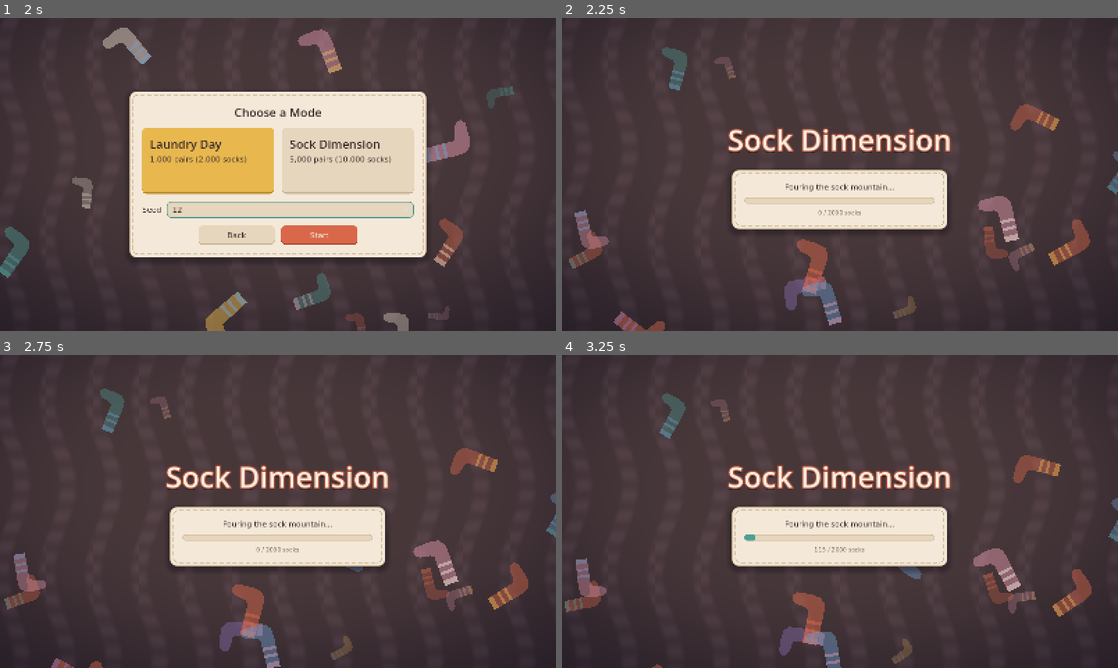
Above: before the commit, frames 1-4 (two rows, left to right).
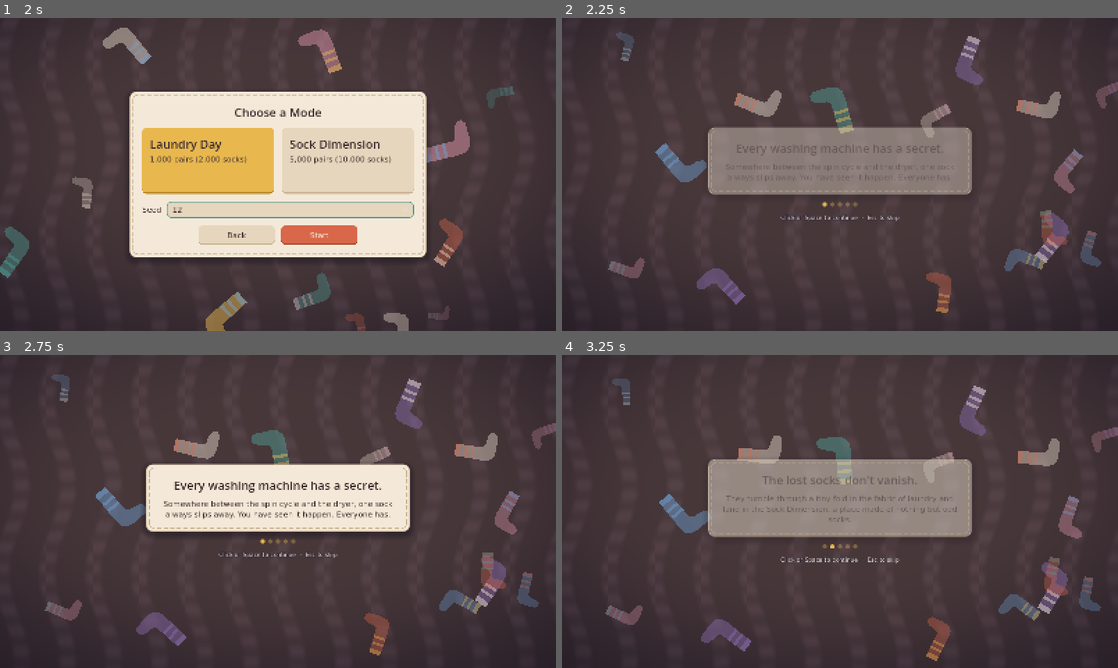
Above: after the commit, the same moments.

Repository: Expedox/DEV_SockDimension
Game: Godot game, scene res://scenes/main_menu.tscn
Same seed, same stepped clock (60 frames per second), same inputs: the game is played once before the commit and once after it.
Inputs (mouse positions are in pixels of both pictures, inside the frame that each line leads up to):
- Up to frame 1 (2 s): click "New Game" at 0.5 s; click (289, 208) at 1.27 s; type "12" at 1.35 s
- Up to frame 2 (2.25 s): click "Start" at 2 s
- Up to frame 3 (2.75 s): no input
- Up to frame 4 (3.25 s): tap Enter (ui_accept) at 2.75 s; move the mouse to (962, 495) at 2.77 s; press the mouse at (962, 495) at 2.78 s; hold D (move_right) from 2.78 s (still down); tap Space (jump) at 3.02 s; tap F (inspect) at 3.05 s

Frame 1 is identical in both runs. In frame 2, 24% of the frame differs, in the area x 1-100%, y 4-100%; in frame 3, 21%; in frame 4, 24%, in the area x 0-100%, y 7-100%.

Commit message:
Add a short story intro, a first-steps tutorial and three easy pairs on the washing machine
The first new game now tells why the cellar is full of odd socks, then walks
through grabbing, inspecting, throwing and pairing. Both can be switched back
on in Settings. Every fresh pile leaves a few whole pairs on the washer lid so
the first match is easy to find.

Diff:
--- a/data/gameplay.json
+++ b/data/gameplay.json
@@ -9,5 +9,12 @@
   "halfway_share": 0.5,
   "night_owl_from_hour": 0,
   "night_owl_to_hour": 4,
-  "summit_radius": 1.0
+  "summit_radius": 1.0,
+  "starter_pairs": 3,
+  "tutorial": {
+    "move_seconds": 7.0,
+    "inspect_seconds": 12.0,
+    "tip_seconds": 4.0,
+    "done_seconds": 6.0
+  }
 }
--- a/data/settings.json
+++ b/data/settings.json
@@ -7,7 +7,8 @@
 		"volume_sfx": 1.0,
 		"fullscreen": false,
 		"vsync": true,
-		"language": "en"
+		"language": "en",
+		"show_intro": true
 	},
 	"ranges": {
 		"mouse_sensitivity": { "min": 0.0005, "max": 0.008, "step": 0.0001 },
--- a/i18n/game_text.csv
+++ b/i18n/game_text.csv
@@ -105,3 +105,31 @@
 SETTINGS_SECTION_CONTROLS,Controls
 SETTINGS_SECTION_SOUND,Sound
 SETTINGS_SECTION_DISPLAY,Display
+SETTINGS_SHOW_INTRO,Story and tutorial on next new game
+INTRO_1_LINE,Every washing machine has a secret.
+INTRO_1_BODY,"Somewhere between the spin cycle and the dryer, one sock always slips away. You have seen it happen. Everyone has."
+INTRO_2_LINE,The lost socks don't vanish.
+INTRO_2_BODY,"They tumble through a tiny fold in the fabric of laundry and land in the Sock Dimension, a place made of nothing but odd socks."
+INTRO_3_LINE,"For years, they piled up."
+INTRO_3_BODY,"Thousands of them. Striped, dotted, ankle-short and knee-high. Each one alone, each one waiting for its twin."
+INTRO_4_LINE,"Tonight, the fold opened. Right above your cellar."
+INTRO_4_BODY,And it is pouring.
+INTRO_5_LINE,Bring them back together.
+INTRO_5_BODY,"Find every pair, match each sock with its twin and the two roll up and hop into the laundry basket. A few pairs are already waiting on the washing machine."
+INTRO_CONTINUE,Click or Space to continue  ·  Esc to skip
+INTRO_WAIT,The last socks are still landing...
+INTRO_START,Click or Space to start
+TUT_MOVE_TITLE,Look around
+TUT_MOVE_TEXT,"WASD to walk, mouse to look, Space to jump. You can climb the pile."
+TUT_GRAB_TITLE,Pick up a sock
+TUT_GRAB_TEXT,"Aim at a sock and left-click to grab it. Three easy pairs lie on the washing machine in the corner."
+TUT_INSPECT_TITLE,Take a close look
+TUT_INSPECT_TEXT,"Hold F to bring the sock close and turn it with the mouse. Twins share colour, pattern, stripes and shape."
+TUT_THROW_TITLE,Throw it
+TUT_THROW_TEXT,"Right-click to throw the sock. Left-click just drops it."
+TUT_PAIR_TITLE,Make a pair
+TUT_PAIR_TEXT,"Hold one sock, aim at its twin and press E. A match rolls up and flies into the basket."
+TUT_MISS_TITLE,Not quite
+TUT_MISS_TEXT,"Those two only look alike. Check colour, pattern, stripes and length, then try again."
+TUT_DONE_TITLE,That's the trick
+TUT_DONE_TEXT,"Now find all the rest. Esc pauses and saves, and your game also saves on its own."
--- /dev/null
+++ b/scenes/ui/intro.tscn
@@ -0,0 +1,6 @@
+[gd_scene load_steps=2 format=3]
+
+[ext_resource type="Script" path="res://scripts/ui/intro.gd" id="1"]
+
+[node name="Intro" type="CanvasLayer"]
+script = ExtResource("1")
--- /dev/null
+++ b/scenes/ui/tutorial.tscn
@@ -0,0 +1,6 @@
+[gd_scene load_steps=2 format=3]
+
+[ext_resource type="Script" path="res://scripts/ui/tutorial.gd" id="1"]
+
+[node name="Tutorial" type="CanvasLayer"]
+script = ExtResource("1")
--- a/scripts/autoload/settings.gd
+++ b/scripts/autoload/settings.gd
@@ -15,6 +15,7 @@
 var fullscreen := false
 var vsync := true
 var language := "en"
+var show_intro := true
 
 var data: Dictionary = {}
 
--- a/scripts/game.gd
+++ b/scripts/game.gd
@@ -5,6 +5,8 @@
 const CELLAR_SCENE := "res://scenes/cellar.tscn"
 const PLAYER_SCENE := "res://scenes/player.tscn"
 const FIELD_SCRIPT := "res://scripts/physics/sock_field.gd"
+const INTRO_SCENE := "res://scenes/ui/intro.tscn"
+const TUTORIAL_SCENE := "res://scenes/ui/tutorial.tscn"
 const UI_SCENES := [
 	"res://scenes/ui/hud.tscn",
 	"res://scenes/ui/loading_screen.tscn",
@@ -48,6 +50,14 @@
 		if ResourceLoader.exists(path):
 			add_child((load(path) as PackedScene).instantiate())
 
+	# Story and first steps on a fresh pile, once, until switched on again in Settings.
+	if not world.has("socks") and Settings.show_intro:
+		Settings.set_value("show_intro", false)
+		Settings.save()
+		var intro: Node = (load(INTRO_SCENE) as PackedScene).instantiate()
+		intro.finished.connect(func() -> void: add_child((load(TUTORIAL_SCENE) as PackedScene).instantiate()))
+		add_child(intro)
+
 	Events.pile_ready.connect(_on_pile_ready)
 	GameState.world_provider = self
 	_build_pile.call_deferred(world)
@@ -61,7 +71,39 @@
 	if world.has("socks"):
 		field.restore(socks, world.socks)
 	else:
+		field.reserve(_starter_placements())
 		field.pour(socks, Config.mode(GameState.mode_id))
+
+
+## A few whole pairs laid side by side on the washing machine, so the first
+## match is right there. Count in data/gameplay.json.
+func _starter_placements() -> Dictionary:
+	var wanted := mini(int(Config.gameplay.get("starter_pairs", 3)), socks.pair_count)
+	var pair_ids: Array[int] = []
+	for pair in socks.pair_count:
+		if pair_ids.size() >= wanted:
+			break
+		if socks.near_of[pair] == -1:
+			pair_ids.append(pair)
+	var by_pair := {}
+	for sock_id in socks.sock_count():
+		if socks.pair_of(sock_id) in pair_ids:
+			by_pair.get_or_add(socks.pair_of(sock_id), []).append(sock_id)
+	var lid := cellar.washer_lid()
+	var top := cellar.washer_top()
+	var strips := pair_ids.size() * 2
+	var placements := {}
+	var index := 0
+	for pair: int in pair_ids:
+		for sock_id: int in by_pair[pair]:
+			var size := SockMesh.collision_size(socks.shape_of(sock_id))
+			# Long side along the lid width.
+			var turn := Basis.IDENTITY if size.x >= size.z else Basis(Vector3.UP, PI * 0.5)
+			var z := (float(index) + 0.5) / strips * lid.y - lid.y * 0.5
+			var local := Transform3D(turn, Vector3(0.0, size.y * 0.5 + 0.01, z))
+			placements[sock_id] = top * local
+			index += 1
+	return placements
 
 
 func _on_pile_ready() -> void:
--- a/scripts/physics/sock_field.gd
+++ b/scripts/physics/sock_field.gd
@@ -43,6 +43,7 @@
 var _reported_done := -1
 var _reported_moving := 0
 var _restore_data: Dictionary
+var _reserved := {} # sock_id -> Transform3D, left out of the pour and laid down at the end
 
 var _summit := Vector3.ZERO
 var _scan_best := Vector3(0.0, -INF, 0.0)
@@ -76,6 +77,12 @@
 	_rng.seed = sock_set.seed_value
 	state = State.POURING
 	Events.pile_progress.emit(0, socks.sock_count())
+
+
+## Keeps these socks out of the next pour and lays them down at their
+## transforms once the rest of the pile is in. Call before pour().
+func reserve(placements: Dictionary) -> void:
+	_reserved = placements.duplicate()
 
 
 ## Saved pile: every sock comes back asleep where it was. state comes from capture().
@@ -276,7 +283,8 @@
 	var taken := {}
 	var placed := 0
 	for attempt in count * 8:
-		if placed >= count:
+		_skip_reserved()
+		if placed >= count or _next >= socks.sock_count():
 			break
 		# Uniform radius piles the centre higher: a hill, not a flat layer.
 		var angle := _rng.randf() * TAU
@@ -294,6 +302,12 @@
 		_spawn(_next, Transform3D(basis, origin), Vector3.DOWN * float(_tuning.pour_speed), false)
 		_next += 1
 		placed += 1
+	_skip_reserved()
+
+
+func _skip_reserved() -> void:
+	while _next < socks.sock_count() and _reserved.has(_next):
+		_next += 1
 
 
 func _restore_batch() -> void:
@@ -345,6 +359,9 @@
 	_awake.clear()
 	_to_freeze.clear()
 	state = State.READY
+	for sock_id: int in _reserved:
+		_spawn(sock_id, _reserved[sock_id], Vector3.ZERO, false)
+	_reserved = {}
 	pour_seconds = (Time.get_ticks_msec() - _started_msec) / 1000.0
 	_reported_moving = 0
 	Events.pile_ready.emit()
--- /dev/null
+++ b/scripts/ui/intro.gd
@@ -0,0 +1,166 @@
+class_name Intro
+extends CanvasLayer
+## Story beats shown over the loading screen on a first new game. Click, Space
+## or Enter goes on, Esc skips. The last beat waits for the pile, then fades to
+## show the cellar. Holds the game paused while it covers a ready pile.
+
+signal finished
+
+## Text keys per beat: [line, body]. Body may be empty.
+const BEATS := [
+	["INTRO_1_LINE", "INTRO_1_BODY"],
+	["INTRO_2_LINE", "INTRO_2_BODY"],
+	["INTRO_3_LINE", "INTRO_3_BODY"],
+	["INTRO_4_LINE", "INTRO_4_BODY"],
+	["INTRO_5_LINE", "INTRO_5_BODY"],
+]
+const FADE := 0.45
+
+var _root: Control
+var _backdrop: Control
+var _sheet: Control
+var _line: Label
+var _body: Label
+var _hint: Label
+var _dots: HBoxContainer
+var _beat := -1
+var _pile_ready := false
+var _done := false
+var _busy := false
+
+
+func _ready() -> void:
+	process_mode = Node.PROCESS_MODE_ALWAYS
+	layer = 40
+	_build()
+	Events.pile_ready.connect(_on_pile_ready)
+	_next()
+
+
+func _input(event: InputEvent) -> void:
+	if _done:
+		return
+	var skip: bool = event.is_action_pressed("pause") or event.is_action_pressed("ui_cancel")
+	var next: bool = event.is_action_pressed("ui_accept") or event.is_action_pressed("jump") \
+			or (event is InputEventMouseButton and event.pressed and event.button_index == MOUSE_BUTTON_LEFT)
+	if event is InputEventKey or event is InputEventMouseButton:
+		get_viewport().set_input_as_handled()
+	if event.is_echo():
+		return
+	if skip:
+		_finish()
+	elif next and not _busy:
+		_next()
+
+
+func _next() -> void:
+	if _beat >= BEATS.size() - 1:
+		if _pile_ready:
+			_finish()
+		return
+	_beat += 1
+	_busy = true
+	var tween := create_tween()
+	if _beat > 0:
+		tween.tween_property(_sheet, "modulate:a", 0.0, FADE * 0.6)
+	tween.tween_callback(_show_beat)
+	tween.tween_property(_sheet, "modulate:a", 1.0, FADE)
+	tween.tween_callback(func() -> void: _busy = false)
+
+
+func _show_beat() -> void:
+	_line.text = BEATS[_beat][0]
+	_body.text = BEATS[_beat][1]
+	for i in _dots.get_child_count():
+		_dots.get_child(i).modulate.a = 1.0 if i == _beat else 0.35
+	_refresh_hint()
+	if _beat == BEATS.size() - 1 and _pile_ready:
+		_reveal()
+
+
+func _refresh_hint() -> void:
+	var last := _beat == BEATS.size() - 1
+	if last and not _pile_ready:
+		_hint.text = "INTRO_WAIT"
+	elif last:
+		_hint.text = "INTRO_START"
+	else:
+		_hint.text = "INTRO_CONTINUE"
+
+
+func _on_pile_ready() -> void:
+	_pile_ready = true
+	if _done:
+		return
+	# Freeze the clock and the player until the story is over.
+	get_tree().paused = true
+	_refresh_hint()
+	if _beat == BEATS.size() - 1:
+		_reveal()
+
+
+## Lets the cellar shine through behind the last beat.
+func _reveal() -> void:
+	var tween := create_tween()
+	tween.tween_property(_backdrop, "modulate:a", 0.0, 1.2)
+
+
+func _finish() -> void:
+	if _done:
+		return
+	_done = true
+	if _pile_ready:
+		get_tree().paused = false
+	var tween := create_tween()
+	tween.tween_property(_root, "modulate:a", 0.0, FADE)
+	tween.tween_callback(func() -> void:
+		finished.emit()
+		queue_free())
+
+
+func _build() -> void:
+	_root = Control.new()
+	_root.theme = UiTheme.get_theme()
+	_root.mouse_filter = Control.MOUSE_FILTER_IGNORE
+	add_child(UiKit.full_rect(_root))
+	_backdrop = MenuBackdrop.new()
+	_root.add_child(_backdrop)
+
+	var center := CenterContainer.new()
+	center.mouse_filter = Control.MOUSE_FILTER_IGNORE
+	_root.add_child(UiKit.full_rect(center))
+	var column := VBoxContainer.new()
+	column.add_theme_constant_override("separation", 22)
+	center.add_child(column)
+
+	_sheet = StitchedPanel.new()
+	_sheet.custom_minimum_size.x = 760
+	_sheet.modulate.a = 0.0
+	column.add_child(_sheet)
+	var inner := VBoxContainer.new()
+	inner.add_theme_constant_override("separation", 18)
+	_sheet.add_child(inner)
+	_line = UiKit.label("", &"HeadingLabel", HORIZONTAL_ALIGNMENT_CENTER)
+	_line.autowrap_mode = TextServer.AUTOWRAP_WORD_SMART
+	inner.add_child(_line)
+	_body = UiKit.label("", &"", HORIZONTAL_ALIGNMENT_CENTER)
+	_body.autowrap_mode = TextServer.AUTOWRAP_WORD_SMART
+	inner.add_child(_body)
+
+	_dots = HBoxContainer.new()
+	_dots.alignment = BoxContainer.ALIGNMENT_CENTER
+	_dots.add_theme_constant_override("separation", 10)
+	column.add_child(_dots)
+	for i in BEATS.size():
+		var dot := Control.new()
+		dot.custom_minimum_size = Vector2(12, 12)
+		dot.draw.connect(func() -> void:
+			dot.draw_circle(dot.size * 0.5, dot.size.x * 0.5, UiTheme.color("mustard"), true, -1.0, true))
+		_dots.add_child(dot)
+
+	_hint = UiKit.label("", &"OnDarkLabel", HORIZONTAL_ALIGNMENT_CENTER)
+	_hint.add_theme_font_size_override("font_size", UiTheme.size("font_small"))
+	_hint.add_theme_color_override("font_color", UiTheme.color("on_dark"))
+	_hint.add_theme_color_override("font_outline_color", UiTheme.color("backdrop_dark"))
+	_hint.add_theme_constant_override("outline_size", 6)
+	column.add_child(_hint)
--- a/scripts/ui/settings_panel.gd
+++ b/scripts/ui/settings_panel.gd
@@ -70,6 +70,7 @@
 	_slider(rows, "SETTINGS_MOUSE_SENSITIVITY", "mouse_sensitivity", "mouse_sensitivity")
 	_toggle(rows, "SETTINGS_INVERT_MOUSE", "invert_mouse")
 	_slider(rows, "SETTINGS_FOV", "fov", "fov")
+	_toggle(rows, "SETTINGS_SHOW_INTRO", "show_intro")
 	_section(rows, "SETTINGS_SECTION_SOUND")
 	_slider(rows, "SETTINGS_VOLUME_MASTER", "volume_master", "volume")
 	_slider(rows, "SETTINGS_VOLUME_SFX", "volume_sfx", "volume")
--- /dev/null
+++ b/scripts/ui/tutorial.gd
@@ -0,0 +1,120 @@
+class_name Tutorial
+extends CanvasLayer
+## First-steps card at the top of the screen. Each step waits for the player to
+## do the thing it names, then moves on. Steps and timings are in data/gameplay.json.
+
+const STEPS := ["move", "grab", "inspect", "throw", "pair", "done"]
+
+var _card: PanelContainer
+var _title: Label
+var _text: Label
+var _step := -1
+var _step_time := 0.0
+var _tip_time := 0.0
+var _cfg: Dictionary
+
+
+func _ready() -> void:
+	layer = 6
+	_cfg = Config.gameplay.get("tutorial", {})
+	_build()
+	Events.sock_grabbed.connect(func(_id: int) -> void: _done_if("grab"))
+	Events.sock_thrown.connect(func(_id: int) -> void: _done_if("throw"))
+	Events.pair_matched.connect(_on_matched)
+	Events.pair_mismatched.connect(_on_mismatched)
+	_advance()
+
+
+func _process(delta: float) -> void:
+	_card.visible = GameState.running and not get_tree().paused
+	if not _card.visible:
+		return
+	_step_time += delta
+	if _tip_time > 0.0:
+		_tip_time -= delta
+		if _tip_time <= 0.0:
+			_show_step()
+	match STEPS[_step]:
+		"move":
+			if _step_time > float(_cfg.get("move_seconds", 7.0)):
+				_advance()
+		"inspect":
+			if Input.is_action_pressed("inspect") and _step_time > 1.0 \
+					or _step_time > float(_cfg.get("inspect_seconds", 12.0)):
+				_advance()
+		"done":
+			if _step_time > float(_cfg.get("done_seconds", 6.0)):
+				var tween := create_tween()
+				tween.tween_property(_card, "modulate:a", 0.0, 0.6)
+				tween.tween_callback(queue_free)
+				set_process(false)
+
+
+func _done_if(step: String) -> void:
+	# Grabbing early also covers the walk step.
+	if STEPS[_step] == step or (step == "grab" and STEPS[_step] == "move"):
+		_advance()
+
+
+func _on_matched(_pair_id: int, _color: int, _pattern: int) -> void:
+	# A pair found early skips the rest of the lesson.
+	if STEPS[_step] != "done":
+		_step = STEPS.find("pair")
+		_advance()
+
+
+func _on_mismatched(_near_miss: bool) -> void:
+	if STEPS[_step] == "done":
+		return
+	_set_text("TUT_MISS_TITLE", "TUT_MISS_TEXT")
+	_tip_time = float(_cfg.get("tip_seconds", 4.0))
+
+
+func _advance() -> void:
+	_step = mini(_step + 1, STEPS.size() - 1)
+	_step_time = 0.0
+	_tip_time = 0.0
+	_show_step()
+	if _step > 0:
+		var tween := _card.create_tween().set_trans(Tween.TRANS_BACK).set_ease(Tween.EASE_OUT)
+		_card.scale = Vector2.ONE * 0.92
+		tween.tween_property(_card, "scale", Vector2.ONE, 0.25)
+
+
+func _show_step() -> void:
+	var key: String = STEPS[_step].to_upper()
+	_set_text("TUT_%s_TITLE" % key, "TUT_%s_TEXT" % key)
+
+
+func _set_text(title: String, text: String) -> void:
+	_title.text = title
+	_text.text = text
+
+
+func _build() -> void:
+	var root := Control.new()
+	root.theme = UiTheme.get_theme()
+	root.mouse_filter = Control.MOUSE_FILTER_IGNORE
+	add_child(UiKit.full_rect(root))
+	var margin := MarginContainer.new()
+	margin.mouse_filter = Control.MOUSE_FILTER_IGNORE
+	margin.add_theme_constant_override("margin_top", 96)
+	root.add_child(UiKit.full_rect(margin))
+
+	_card = StitchedPanel.new()
+	_card.custom_minimum_size.x = 560
+	_card.size_flags_horizontal = Control.SIZE_SHRINK_CENTER
+	_card.size_flags_vertical = Control.SIZE_SHRINK_BEGIN
+	_card.mouse_filter = Control.MOUSE_FILTER_IGNORE
+	_card.resized.connect(func() -> void: _card.pivot_offset = _card.size * 0.5)
+	margin.add_child(_card)
+	var column := VBoxContainer.new()
+	column.add_theme_constant_override("separation", 6)
+	_card.add_child(column)
+	_title = UiKit.label("", &"MutedLabel", HORIZONTAL_ALIGNMENT_CENTER)
+	_title.add_theme_color_override("font_color", UiTheme.color("tomato_dark"))
+	_title.uppercase = true
+	column.add_child(_title)
+	_text = UiKit.label("", &"", HORIZONTAL_ALIGNMENT_CENTER)
+	_text.autowrap_mode = TextServer.AUTOWRAP_WORD_SMART
+	column.add_child(_text)
--- a/scripts/world/cellar.gd
+++ b/scripts/world/cellar.gd
@@ -48,6 +48,20 @@
 	var from := vec3(_data["player_spawn"])
 	var target := Vector3(0.0, from.y, 0.0)
 	return Transform3D.IDENTITY.translated(from).looking_at(target, Vector3.UP)
+
+
+## Centre of the washing machine's lid, turned like the machine. Local X runs
+## along its width, Z along its depth.
+func washer_top() -> Transform3D:
+	var size := vec3(_data["washer_size"])
+	var basis := Basis(Vector3.UP, deg_to_rad(float(_data["washer_yaw_degrees"])))
+	return Transform3D(basis, vec3(_data["washer_position"]) + Vector3.UP * size.y)
+
+
+## Lid size of the washing machine (x width, z depth).
+func washer_lid() -> Vector2:
+	var size := vec3(_data["washer_size"])
+	return Vector2(size.x, size.z)
 
 
 ## World point a rolled-up pair should fly to.
Not shown, added: scripts/ui/intro.gd.uid
Not shown, added: scripts/ui/tutorial.gd.uid
Not shown, changed: NOTES.md
